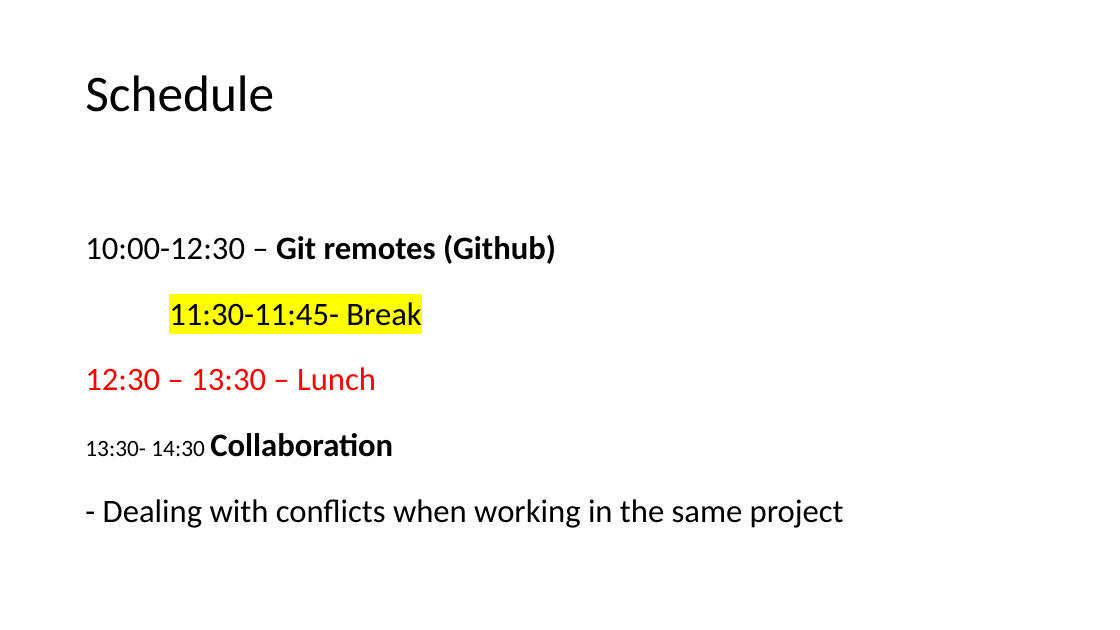
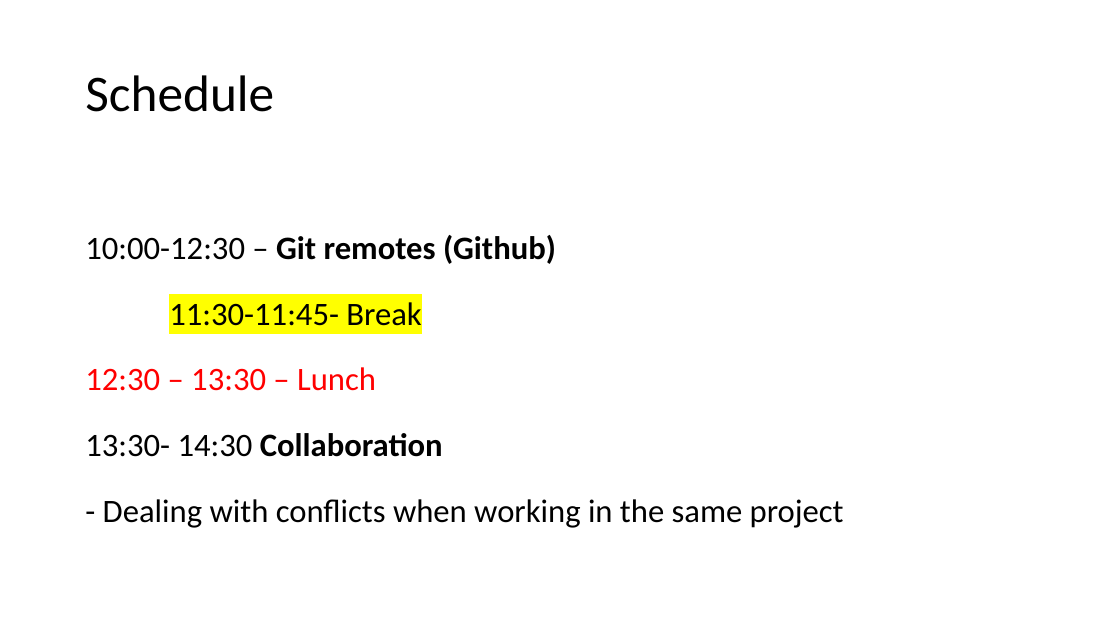
Before and after one commit to leilaicruz/Git4TUmembers_lesson, a slide deck: slide 5 of Git-remotes-intro-lesson(day 2).pptx. Drawn at 1120x630 pixels with LibreOffice and Linux fonts; fonts in the diff are those of the drawing. Boxes give left, top, right and bottom in pixels: in the first picture for what was removed or moved away, otherwise in the second. Text is boxed around its words. In the diff, an @@ line names an element or a change of style, - is before the commit and + after.

```diff
--- a/Git-remotes-intro-lesson(day 2).pptx
+++ b/Git-remotes-intro-lesson(day 2).pptx
@@ text at (85,433,443,457): size 20 to 28 pt in "13:30- 14:30" @@
```
Also in this commit, not shown: 1 slide added, 2 other files.
